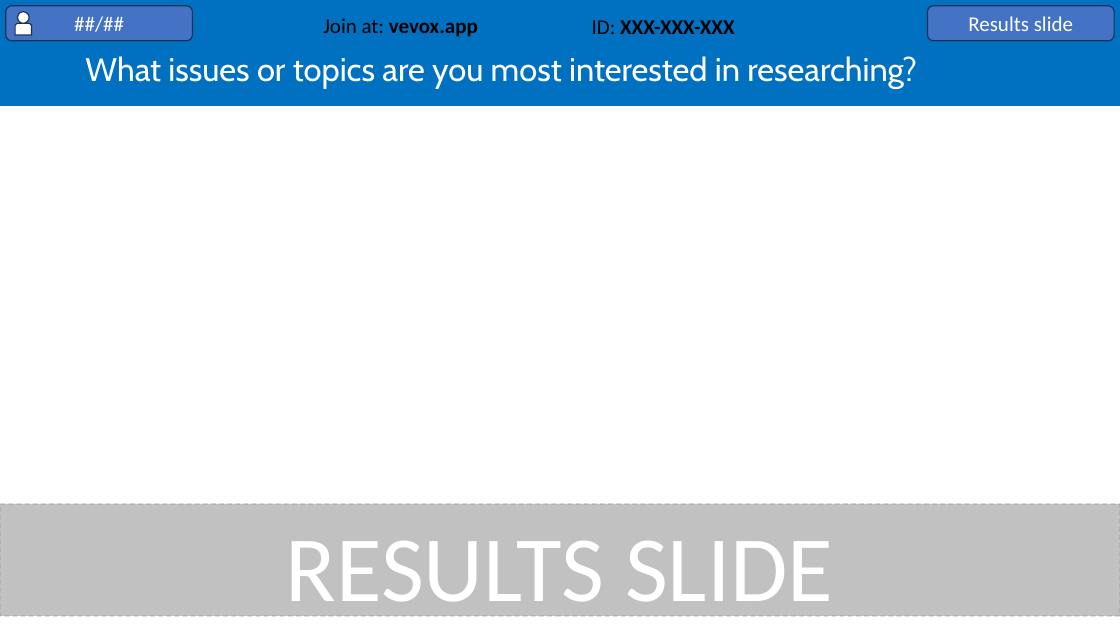
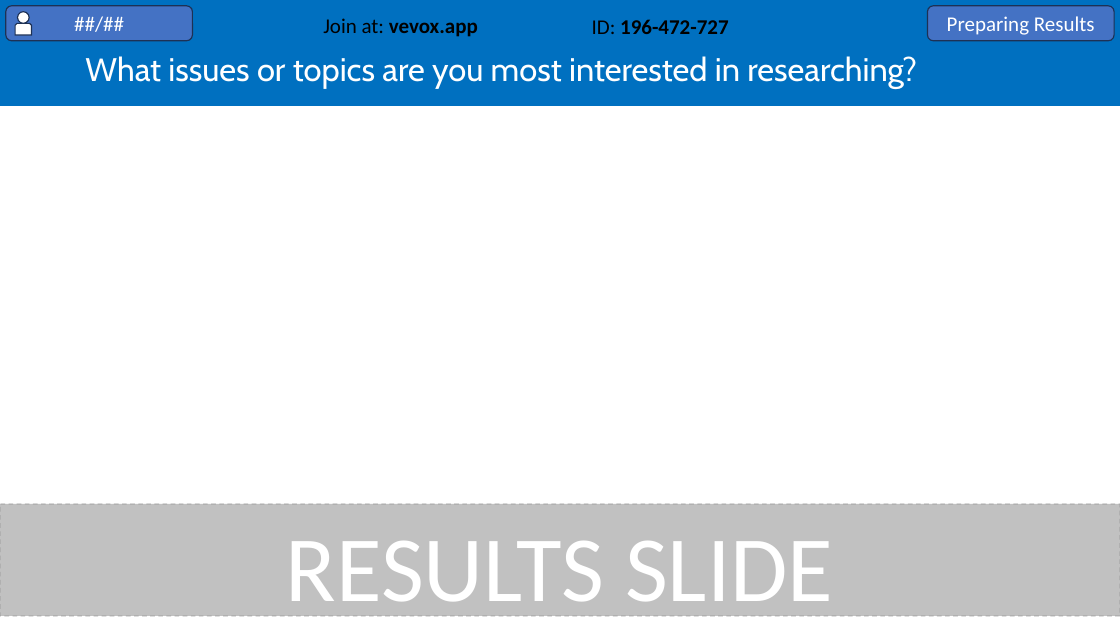
Before and after one commit to bpboyle/pol2017_materials_2026, a slide deck: slide 17 of lecture_slides/POL2017_slides_W01-01_intro.pptx (slide 11 before the commit). Drawn at 1120x630 pixels with LibreOffice and Linux fonts; fonts in the diff are those of the drawing. Boxes give left, top, right and bottom in pixels: in the first picture for what was removed or moved away, otherwise in the second. Text is boxed around its words. In the diff, an @@ line names an element or a change of style, - is before the commit and + after.

```diff
--- a/lecture_slides/POL2017_slides_W01-01_intro.pptx
+++ b/lecture_slides/POL2017_slides_W01-01_intro.pptx
@@ text at box(592, 19, 728, 34): text changed @@
-ID: XXX-XXX-XXX
+ID: 196-472-727
@@ text in rounded rectangle at box(947, 16, 1095, 35): text changed @@
-Results slide
+Preparing Results
```
Also in this commit, not shown: 9 other slides changed, 4 slides added.
